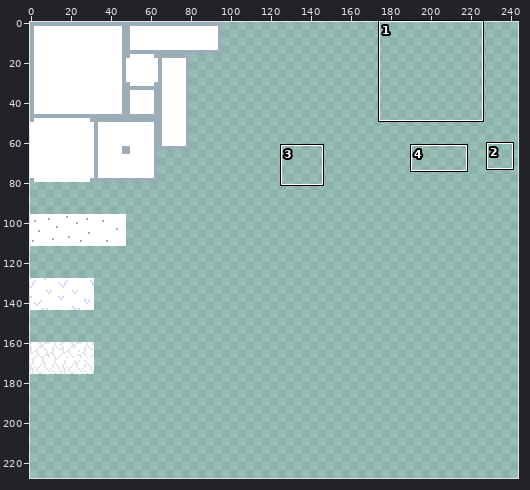
Edited in one commit: pixel-art file (Assets/Project/Tiles.aseprite). Above, an overview of the earlier version with the close-up marked.
Close-up. Old version:
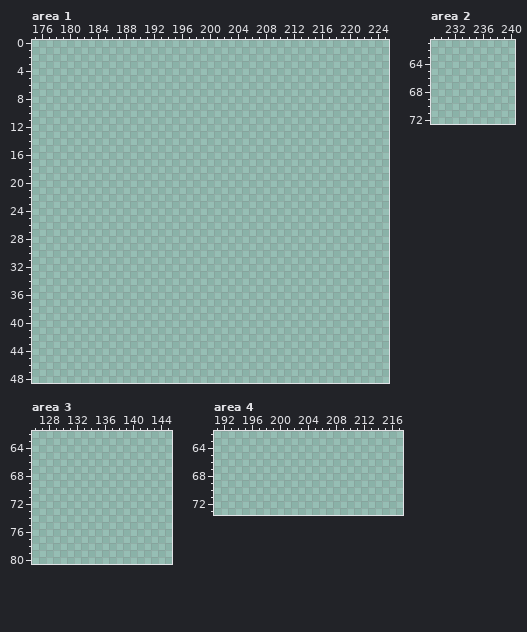
512x512 pixels, 1 frame. Shown: area 1: x 175..225, y 0..48; area 2: x 229..240, y 61..72; area 3: x 126..145, y 62..80; area 4: x 191..217, y 62..73. The wide view leaves out empty margins. The commit also changed other parts of the picture, which this record leaves out.
Visible layers, top first: "Layer 2", "Layer 1".
Palette (. is transparent): 
Pixels before, area 1 (only the part around the change), first column x 175:
 0 ...................................................
 1 ...................................................
 2 ...................................................
 3 ...................................................
 4 ...................................................
 5 ...................................................
 6 ...................................................
 7 ...................................................
 8 ...................................................
 9 ...................................................
10 ...................................................
11 ...................................................
12 ...................................................
13 ...................................................
14 ...................................................
15 ...................................................
16 ...................................................
17 ...................................................
18 ...................................................
19 ...................................................
20 ...................................................
21 ...................................................
22 ...................................................
23 ...................................................
24 ...................................................
25 ...................................................
26 ...................................................
27 ...................................................
28 ...................................................
29 ...................................................
30 ...................................................
31 ...................................................
32 ...................................................
33 ...................................................
34 ...................................................
35 ...................................................
36 ...................................................
37 ...................................................
38 ...................................................
39 ...................................................
40 ...................................................
41 ...................................................
42 ...................................................
43 ...................................................
44 ...................................................
45 ...................................................
46 ...................................................
47 ...................................................
48 ...................................................
New version:
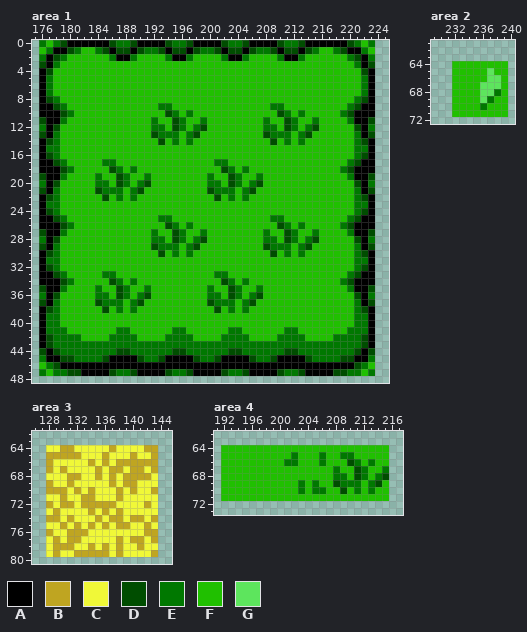
Colours new in this view: A #000000  B #bfa521  C #f0f838  D #004d00  E #007800  F #20c000  G #5de55d
From old to new:
layer "Work/Layer 1" added
Changed rows in their new state; - is an unchanged pixel.
Area 1, layer "Work/Layer 1":
first column x 176:
 0 EFEDAAAAAADEEDAAAADEEDAAAADEEDAAAADEEDAAAAAADEFE
 1 FEAADEFFEDADDADEEDADDADEEDADDADEEDADDADEFFEDAAEF
 2 EADEFFFFFFEAAEFFFFEAAEFFFFEAAEFFFFEAAEFFFFFFEDAE
 3 DAEFFFFFFFFFFFFFFFFFFFFFFFFFFFFFFFFFFFFFFFFFFEAD
 4 ADFFFFFFFFFFFFFFFFFFFFFFFFFFFFFFFFFFFFFFFFFFFFDA
 5 AEFFFFFFFFFFFFFFFFFFFFFFFFFFFFFFFFFFFFFFFFFFFFEA
 6 AEFFFFFFFFFFFFFFFFFFFFFFFFFFFFFFFFFFFFFFFFFFFFEA
 7 AEFFFFFFFFFFFFFFFFFFFFFFFFFFFFFFFFFFFFFFFFFFFFEA
 8 ADEFFFFFFFFFFFFFFFFFFFFFFFFFFFFFFFFFFFFFFFFFFEDA
 9 AADEFFFFFFFFFFFFFEEFFFFFFFFFFFFFFEEFFFFFFFFFEDAA
10 AAADEFFFFFFFFFFFFFDEFEFFFFFFFFFFFFDEFEFFFFFEDAAA
11 DAAEFFFFFFFFFFFFEFFDEFFEFFFFFFFFEFFDEFFEFFFFEAAD
12 EADFFFFFFFFFFFFFEEFDEFEDFFFFFFFFEEFDEFEDFFFFFDAE
13 DAEFFFFFFFFFFFFFDEEEFEDFFFFFFFFFDEEEFEDFFFFFFEAD
14 ADEFFFFFFFFFFFFFFDFEFEFFFFFFFFFFFDFEFEFFFFFFFEDA
15 AEEFFFFFFFFFFFFFFFFFFFFFFFFFFFFFFFFFFFFFFFFFFEEA
16 ADEFFFFFFFFFFFFFFFFFFFFFFFFFFFFFFFFFFFFFFFFFFEDA
17 AADEFFFFFEEFFFFFFFFFFFFFFEEFFFFFFFFFFFFFFFFFEDAA
18 AAADEFFFFFDEFEFFFFFFFFFFFFDEFEFFFFFFFFFFFFFEDAAA
19 DAAEFFFFEFFDEFFEFFFFFFFFEFFDEFFEFFFFFFFFFFFFEAAD
20 EADFFFFFEEFDEFEDFFFFFFFFEEFDEFEDFFFFFFFFFFFFFDAE
21 DAEFFFFFDEEEFEDFFFFFFFFFDEEEFEDFFFFFFFFFFFFFFEAD
22 ADEFFFFFFDFEFEFFFFFFFFFFFDFEFEFFFFFFFFFFFFFFFEDA
23 AEEFFFFFFFFFFFFFFFFFFFFFFFFFFFFFFFFFFFFFFFFFFEEA
24 ADEFFFFFFFFFFFFFFFFFFFFFFFFFFFFFFFFFFFFFFFFFFEDA
25 AADEFFFFFFFFFFFFFEEFFFFFFFFFFFFFFEEFFFFFFFFFEDAA
26 AAADEFFFFFFFFFFFFFDEFEFFFFFFFFFFFFDEFEFFFFFEDAAA
27 DAAEFFFFFFFFFFFFEFFDEFFEFFFFFFFFEFFDEFFEFFFFEAAD
28 EADFFFFFFFFFFFFFEEFDEFEDFFFFFFFFEEFDEFEDFFFFFDAE
29 DAEFFFFFFFFFFFFFDEEEFEDFFFFFFFFFDEEEFEDFFFFFFEAD
30 ADEFFFFFFFFFFFFFFDFEFEFFFFFFFFFFFDFEFEFFFFFFFEDA
31 AEEFFFFFFFFFFFFFFFFFFFFFFFFFFFFFFFFFFFFFFFFFFEEA
32 ADEFFFFFFFFFFFFFFFFFFFFFFFFFFFFFFFFFFFFFFFFFFEDA
33 AADEFFFFFEEFFFFFFFFFFFFFFEEFFFFFFFFFFFFFFFFFEDAA
34 AAADEFFFFFDEFEFFFFFFFFFFFFDEFEFFFFFFFFFFFFFEDAAA
35 DAAEFFFFEFFDEFFEFFFFFFFFEFFDEFFEFFFFFFFFFFFFEAAD
36 EADFFFFFEEFDEFEDFFFFFFFFEEFDEFEDFFFFFFFFFFFFFDAE
37 DAEFFFFFDEEEFEDFFFFFFFFFDEEEFEDFFFFFFFFFFFFFFEAD
38 ADEFFFFFFDFEFEFFFFFFFFFFFDFEFEFFFFFFFFFFFFFFFEDA
39 AEEFFFFFFFFFFFFFFFFFFFFFFFFFFFFFFFFFFFFFFFFFFEEA
40 AEEFFFFFFFFFFFFFFFFFFFFFFFFFFFFFFFFFFFFFFFFFFEEA
41 AEEEFFFFFFFEEFFFFFFEEFFFFFFEEFFFFFFEEFFFFFFFEEEA
42 ADEEEEFFFFEEEEFFFFEEEEFFFFEEEEFFFFEEEEFFFFEEEEDA
43 ADEEEEEEEEEEEEEEEEEEEEEEEEEEEEEEEEEEEEEEEEEEEEDA
44 DADEEEEEEEEDDEEEEEEDDEEEEEEDDEEEEEEDDEEEEEEEEDAD
45 EAADDEEEEDAAAADEEDAAAADEEDAAAADEEDAAAADEEEEDDAAE
46 FEDAAAAAAAAAAAAAAAAAAAAAAAAAAAAAAAAAAAAAAAAAADEF
47 EFEEDDAAAADEEDAAAADEEDAAAADEEDAAAADEEDAAAADDEEFE
Area 2, layer "Work/Layer 1":
first column x 232:
64 FFFFFFFF
65 FFFFFGFF
66 FFFFFGGF
67 FFFFGGGF
68 FFFFGGEF
69 FFFFGEFF
70 FFFFEFFF
71 FFFFFFFF
Area 3, layer "Work/Layer 1":
first column x 128:
64 CCBBCCCCCBCCCCBB
65 BBBBBCCCBCCCBCCB
66 BCCCCCBCBCBBBBBB
67 BCBCCCCBCBBCBBCB
68 CCCBBCCBCBCBBBBC
69 BCCBCCCCCBCBBCCC
70 BBBCBCBCCCBCBCCB
71 CCBCCBBCCCBCCCCC
72 BCBBCBBBBBCCCCBC
73 CBCCCCBCBCBCCCCC
74 BBCBCCCBCBBCBBCB
75 CCBCBCBCBCBBCCBC
76 BCCBBBCCCCCCCCBB
77 CBCBBCCCCCBCBBCB
78 CBBBCCBCBCBCCBCC
79 CBCCBBBBBCBCCCCB
Area 4, layer "Work/Layer 1":
first column x 192:
64 FFFFFFFFFFFFFFFFFFFFFFFF
65 FFFFFFFFFFEFFFEFFEEFFFFF
66 FFFFFFFFFEEFFFEFFFDEFEFF
67 FFFFFFFFFFFFFFFFEFFDEFFE
68 FFFFFFFFFFFFFFFFEEFDEFED
69 FFFFFFFFFFFEFEFFDEEEFEDF
70 FFFFFFFFFFFEFEEFFDFEFEFF
71 FFFFFFFFFFFFFFFFFFFFFFFF
